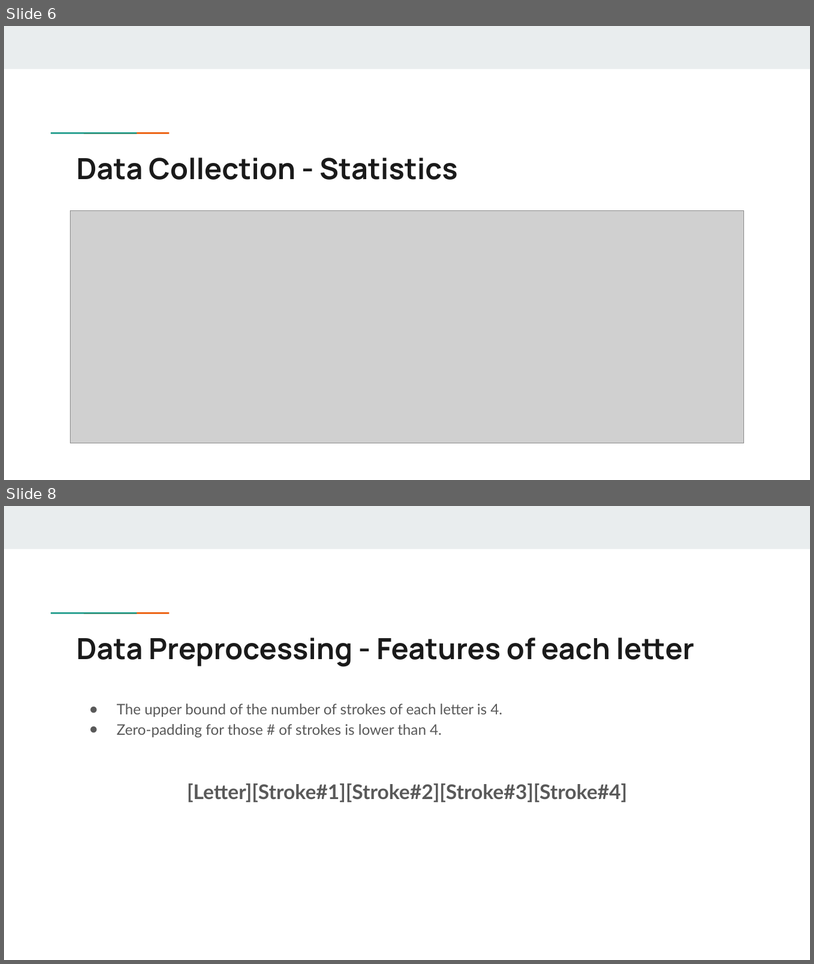
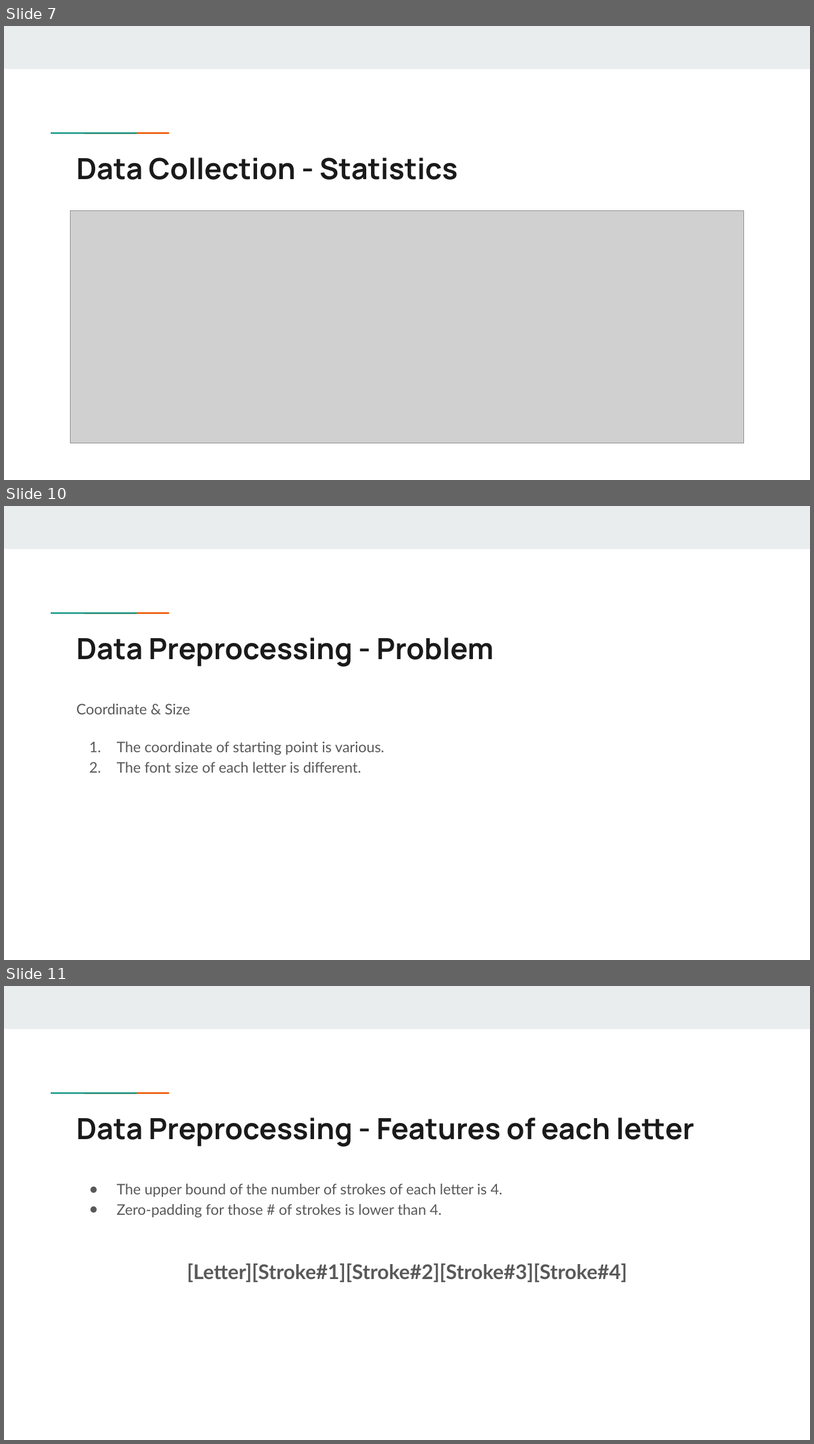
Before and after one commit to allen880117/DrawTablet, a slide deck: Team14.pptx. Shown one above the other, each under a label of ours: slides 6 and 8 before the commit, slides 7, 10 and 11 after it; the slides between them are not shown. The pictures are 814x964 and 814x1444 pixels, drawn with LibreOffice and Linux fonts; fonts in the diff are those of the drawing; grey boxes stand for pictures. Boxes give left, top, right and bottom in pixels: in the first picture for what was removed or moved away, otherwise in the second. Text is boxed around its words. In the diff, an @@ line names an element or a change of style, - is before the commit and + after.

```diff
--- a/Team14.pptx
+++ b/Team14.pptx
@@ slide 10 added at (x1=4, y1=506, x2=810, y2=960), background #FFFFFF; not listed: 3 template elements that a slide beside it also shows @@
@@ title added at (x1=77, y1=637, x2=494, y2=667), 26 pt, text #1A1A1A, bold @@
+Data Preprocessing - Problem
@@ text added at (x1=77, y1=703, x2=384, y2=772), 13 pt, text #595959 @@
+Coordinate & Size
+1. The coordinate of starting point is various.
+2. The font size of each letter is different.
@@ what was slide 6 is now slide 7 @@
@@ what was slide 8 is now slide 11 @@
```
Also in this commit, not shown: 12 slides changed, 3 other slides added.
